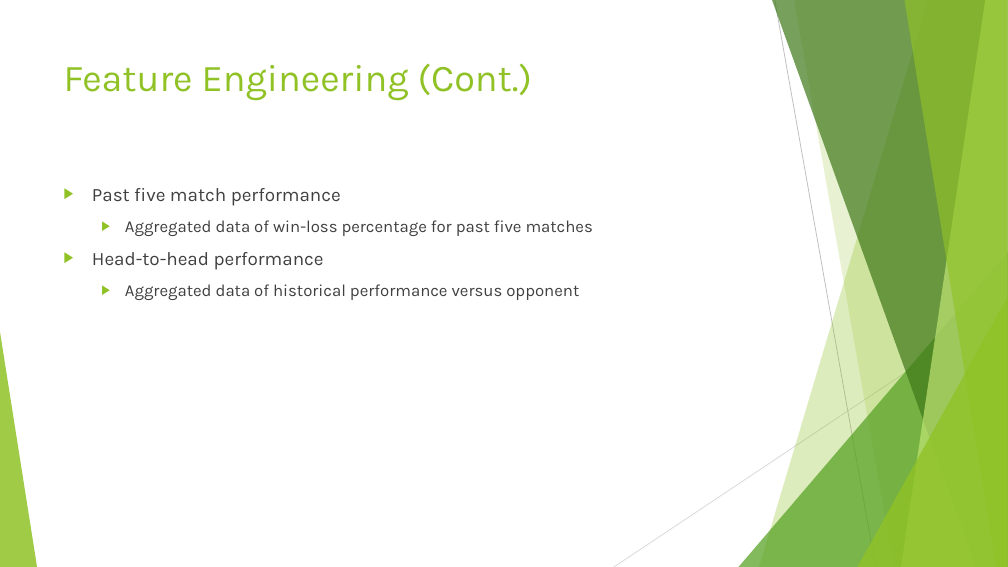
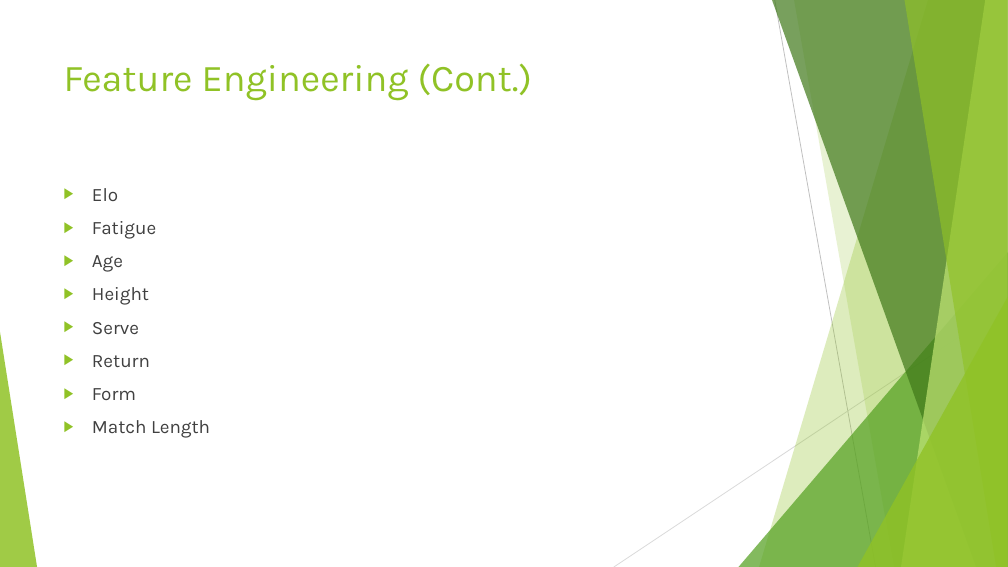
Before and after one commit to nponticelli/ml1-project, a slide deck: slide 6 of ATP Tennis Matches.pptx. Drawn at 1008x567 pixels with LibreOffice and Linux fonts; fonts in the diff are those of the drawing. Boxes give left, top, right and bottom in pixels: in the first picture for what was removed or moved away, otherwise in the second. Text is boxed around its words. In the diff, an @@ line names an element or a change of style, - is before the commit and + after.

```diff
--- a/ATP Tennis Matches.pptx
+++ b/ATP Tennis Matches.pptx
@@ text at (92, 188, 210, 438): text changed; size 16 to 18 pt @@
-▶ Past five match performance
-  ▶ Aggregated data of win-loss percentage for past five matches
-▶ Head-to-head performance
-  ▶ Aggregated data of historical performance versus opponent
+▶ Elo
+▶ Fatigue
+▶ Age
+▶ Height
+▶ Serve
+▶ Return
+▶ Form
+▶ Match Length
```
Also in this commit, not shown: 5 other slides changed, 12 slides added, 1 slide removed, 5 other files.
